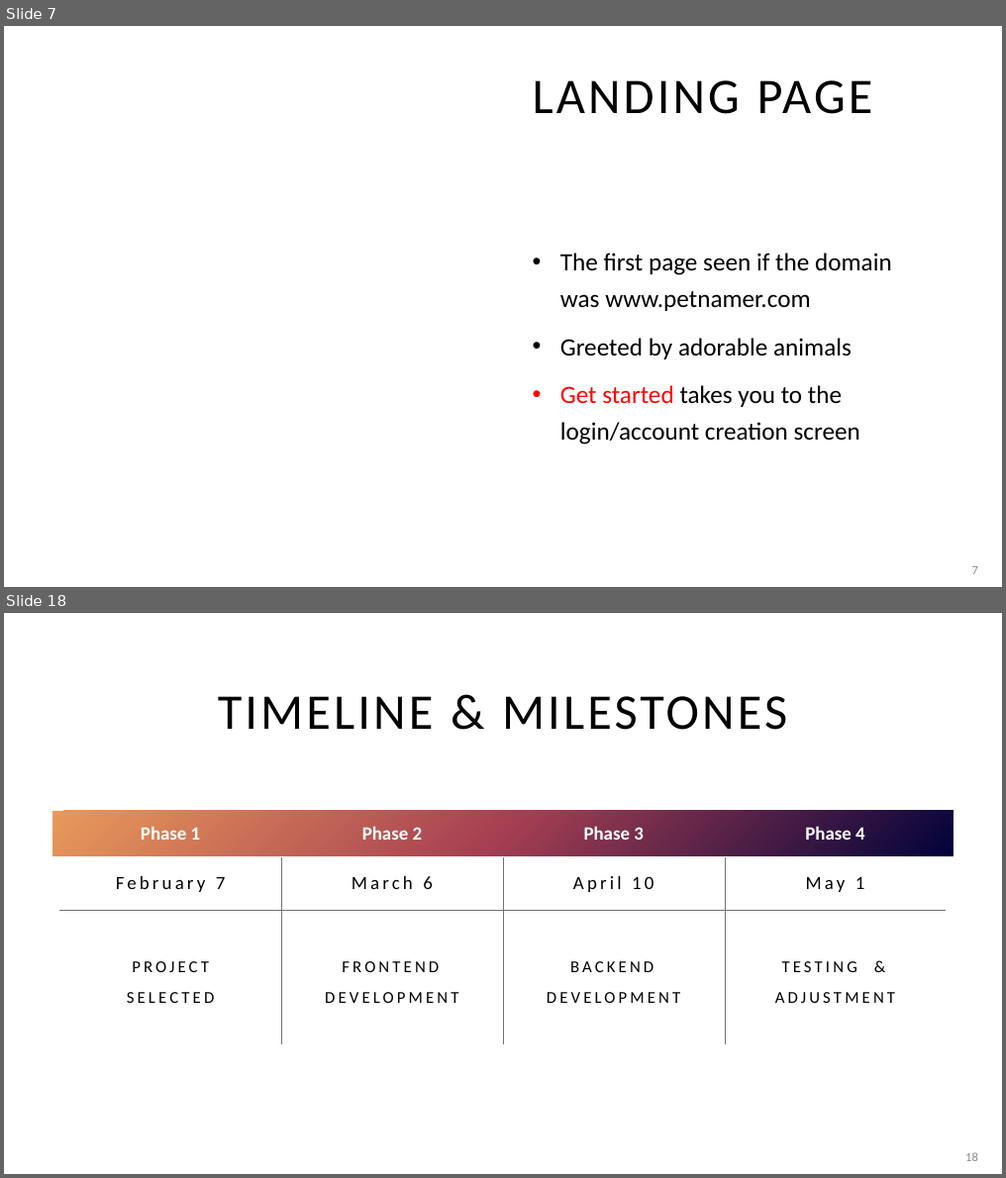
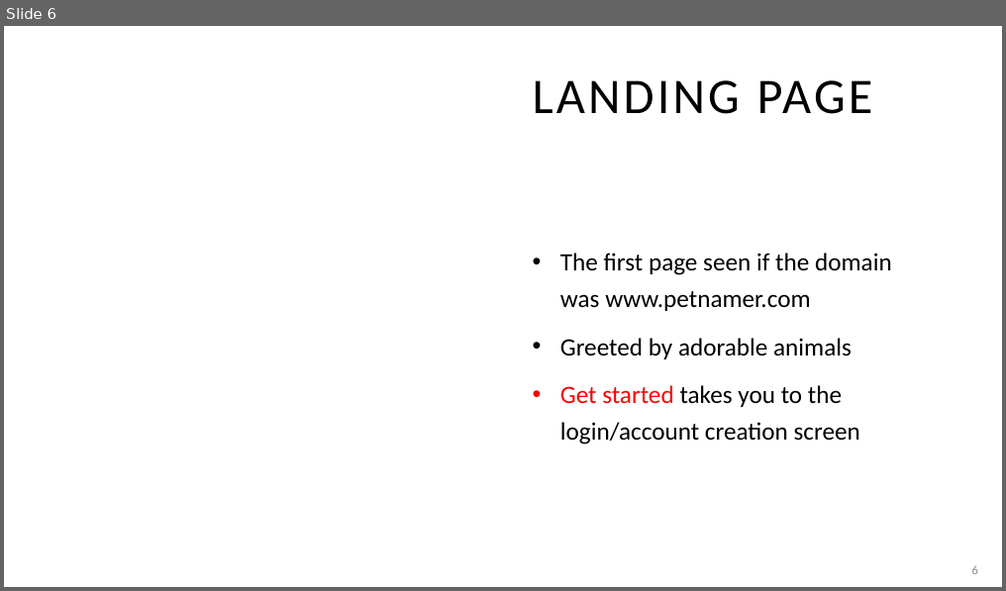
Before and after one commit to adriaonline/CPT200SP24-Team1, a slide deck: Phase 3 Docs/Phase 3 - Presentation.pptx. Shown one above the other, each under a label of ours: slides 7 and 18 before the commit, slide 6 after it; the slides between them are not shown. The pictures are 1006x1178 and 1006x591 pixels, drawn with LibreOffice and Linux fonts; fonts in the diff are those of the drawing. Boxes give left, top, right and bottom in pixels: in the first picture for what was removed or moved away, otherwise in the second. Text is boxed around its words. In the diff, an @@ line names an element or a change of style, - is before the commit and + after.

```diff
--- a/Phase 3 Docs/Phase 3 - Presentation.pptx
+++ b/Phase 3 Docs/Phase 3 - Presentation.pptx
@@ slide 18 removed at (x1=4, y1=613, x2=1002, y2=1174), background #FFFFFF @@
@@ title removed at (x1=218, y1=696, x2=787, y2=730) @@
-TIMELINE & MILESTONES
@@ rectangle removed at (x1=53, y1=811, x2=953, y2=857) @@
@@ table removed at (x1=60, y1=810, x2=946, y2=1045), 3 rows, 4 columns @@
-Phase 1 | Phase 2 | Phase 3 | Phase 4
-February 7 | March 6 | April 10 | May 1
-PROJECT / SELECTED | FRONTEND DEVELOPMENT | BACKEND DEVELOPMENT | TESTING & ADJUSTMENT
@@ page number removed at (x1=965, y1=1153, x2=978, y2=1161) @@
-18
@@ what was slide 7 is now slide 6 @@
@@ page number at (x1=972, y1=566, x2=978, y2=574): text changed @@
-7
+6
```
Also in this commit, not shown: 6 slides changed, 3 slides added, 12 other slides removed, 1 other file.
